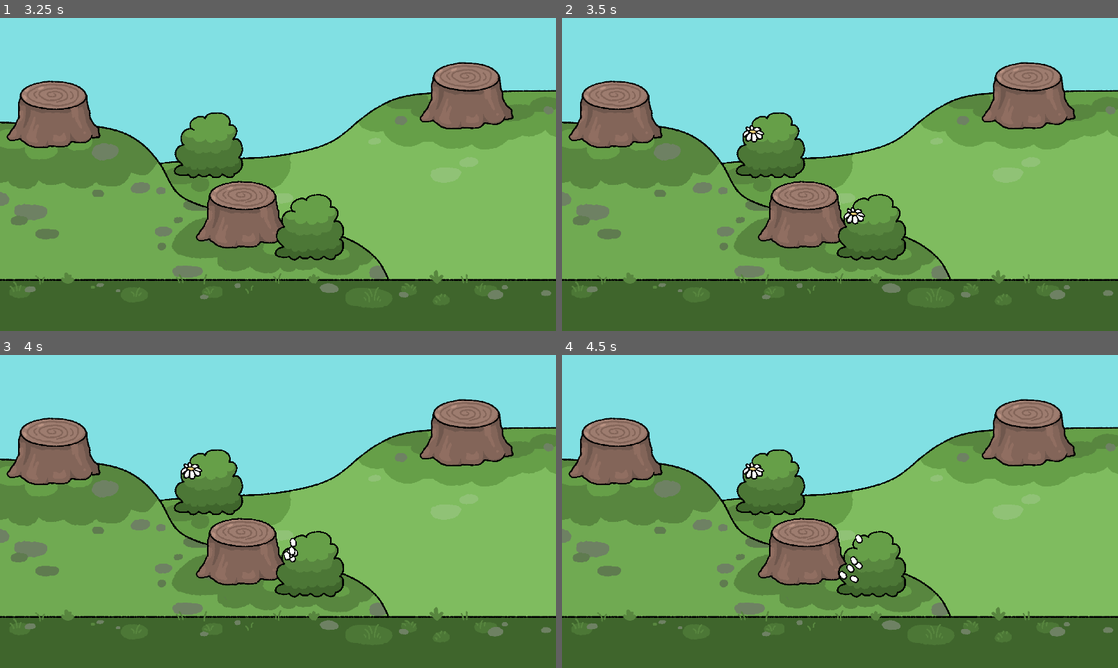
Above: before the commit, frames 1-4 (two rows, left to right).
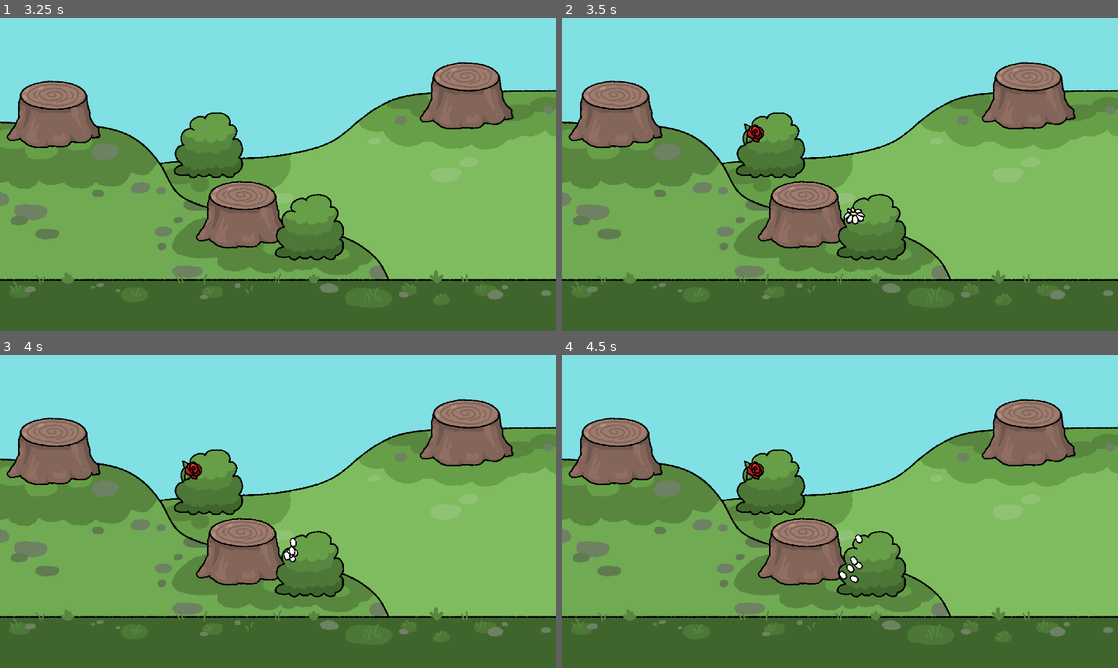
Above: after the commit, the same moments.

Repository: jadicodes/froggy-flower-hats
Game: Godot game, scene res://menu/menu.tscn
The game is run twice, just before and just after one commit, with the same random seed, the same clock (stepped at 60 frames per second) and the same inputs.
Inputs (mouse positions are in pixels of both pictures, inside the frame that each line leads up to):
- Up to frame 1 (3.25 s): click "Play!" at 0.5 s; click "Play!" at 1.25 s; click "OK" at 2 s; tap Enter at 2.75 s; move the mouse to (400, 158) at 2.77 s; press the mouse at (400, 158) at 2.78 s
- Up to frame 2 (3.5 s): no input
- Up to frame 3 (4 s): move the mouse to (294, 552) at 3.52 s; release the mouse at (294, 552) at 3.53 s; click (294, 552) at 3.6 s
- Up to frame 4 (4.5 s): move the mouse to (751, 470) at 4.27 s; press the mouse at (751, 470) at 4.28 s

Frame 1 is identical in both runs. In frame 2, 0.2% of the frame differs, in the area x 32-37%, y 33-41%; in frame 3, 0.2%; in frame 4, 0.2%.

Commit message:
Add rose bush

Diff:
--- a/flower/bush.gd
+++ b/flower/bush.gd
@@ -1,6 +1,7 @@
 extends Area2D
 
 const _MAX_FLOWERS: int = 3
+@export_range(0, 2, 1) var _flower_type
 
 var _flower_bud : FlowerBud
 var _current_flowers = 0
@@ -19,6 +20,7 @@
 func _grow_flower() -> void:
 	_flower_bud = preload("res://flower/flower_bud/flower_bud.tscn").instantiate()
 	call_deferred("add_child", _flower_bud)
+	_flower_bud._set_flower_type(_flower_type)
 	_flower_bud.global_position = _find_position()
 	_flower_bud._set_original_position(_flower_bud.global_position)
 	_current_flowers += 1
--- a/flower/flower_bud/flower_bud.gd
+++ b/flower/flower_bud/flower_bud.gd
@@ -7,7 +7,13 @@
 	DEAD
 }
 
+const DAISY = preload("res://flower/flower_bud/daisy.png")
+const WHITE = preload("res://flower/flower_bud/petal_white.png")
+const ROSE = preload("res://flower/flower_bud/rose.png")
+const RED = preload("res://flower/flower_bud/petal_red.png")
+
 var _original_position
+var _flower_type: String
 
 var _flower_state:
 	set(state):
@@ -19,19 +25,36 @@
 			set_collision_layer_value(5, true)
 			set_collision_layer_value(6, false)
 		if state == _growth_stages.DEAD:
-			$Daisy.hide()
+			$Sprite.hide()
 			$Rustle.play()
-			$WhitePetals.emitting = true
+			$Petals.emitting = true
 		_flower_state = state
 
 
 func _ready() -> void:
+	_set_textures()
 	_flower_state = _growth_stages.GROWN
 
 
 func _physics_process(_delta) -> void:
 	if _flower_state == _growth_stages.GRABBED:
 		global_position = get_global_mouse_position()
+
+
+func _set_flower_type(type):
+	if type == 1:
+		_flower_type = "daisy"
+	if type == 2:
+		_flower_type = "rose"
+
+
+func _set_textures():
+	if _flower_type == "daisy":
+		$Sprite.texture = DAISY
+		$Petals.texture = WHITE
+	else:
+		$Sprite.texture = ROSE
+		$Petals.texture = RED
 
 
 func _on_input_event(_viewport, event, _shape_idx) -> void:
--- a/flower/flower_bud/flower_bud.tscn
+++ b/flower/flower_bud/flower_bud.tscn
@@ -18,7 +18,7 @@
 [node name="FlowerBud" type="Area2D"]
 script = ExtResource("1_dalgt")
 
-[node name="Daisy" type="Sprite2D" parent="."]
+[node name="Sprite" type="Sprite2D" parent="."]
 position = Vector2(1, 2)
 texture = ExtResource("2_qiht3")
 
@@ -26,7 +26,7 @@
 position = Vector2(-0.5, 1)
 shape = SubResource("CircleShape2D_6pbey")
 
-[node name="WhitePetals" type="GPUParticles2D" parent="."]
+[node name="Petals" type="GPUParticles2D" parent="."]
 z_index = 16
 position = Vector2(1, -14)
 emitting = false
@@ -42,4 +42,4 @@
 volume_db = -10.0
 
 [connection signal="input_event" from="." to="." method="_on_input_event"]
-[connection signal="finished" from="WhitePetals" to="." method="_on_white_petals_finished"]
+[connection signal="finished" from="Petals" to="." method="_on_white_petals_finished"]
--- a/world/world.tscn
+++ b/world/world.tscn
@@ -111,9 +111,11 @@
 
 [node name="Bush" parent="." instance=ExtResource("4_vtfie")]
 position = Vector2(1068, 719)
+_flower_type = 1.0
 
 [node name="Bush2" parent="." instance=ExtResource("4_vtfie")]
 position = Vector2(719, 436)
+_flower_type = 2.0
 
 [node name="FrogSpawnTimer" type="Timer" parent="."]
 wait_time = 6.0
Binary file added: flower/flower_bud/petal_red.png
Not shown, added: flower/flower_bud/petal_red.png.import
Binary file added: flower/flower_bud/rose.png
Not shown, added: flower/flower_bud/rose.png.import
